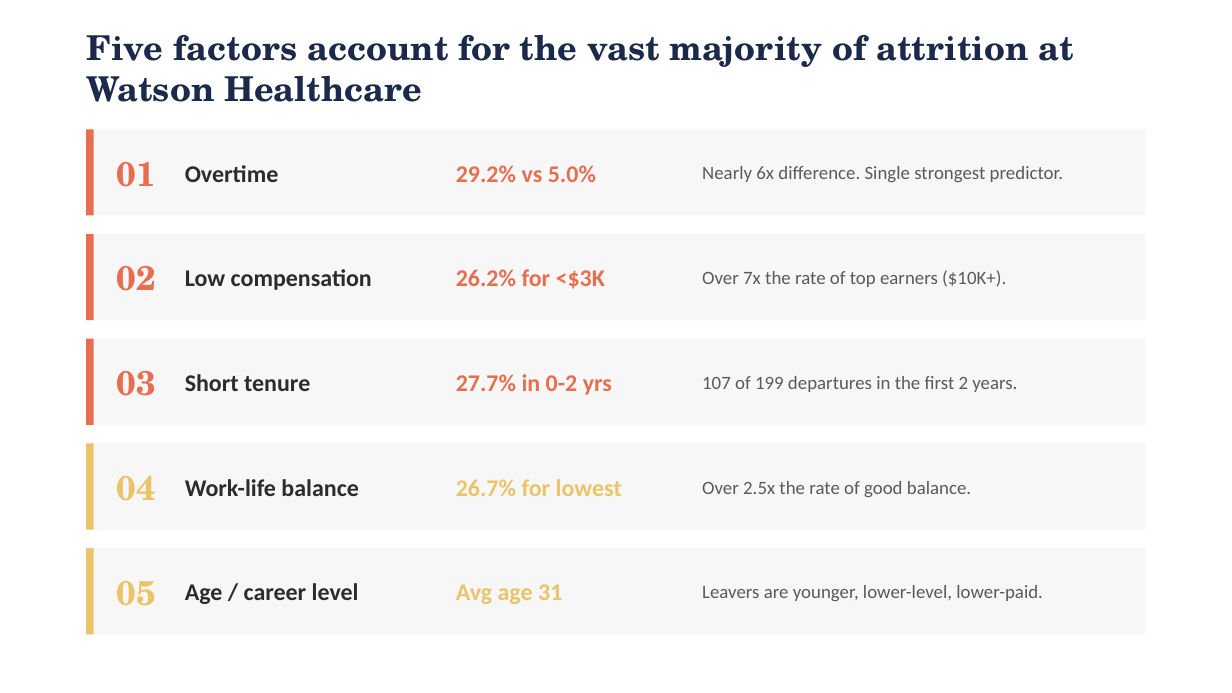
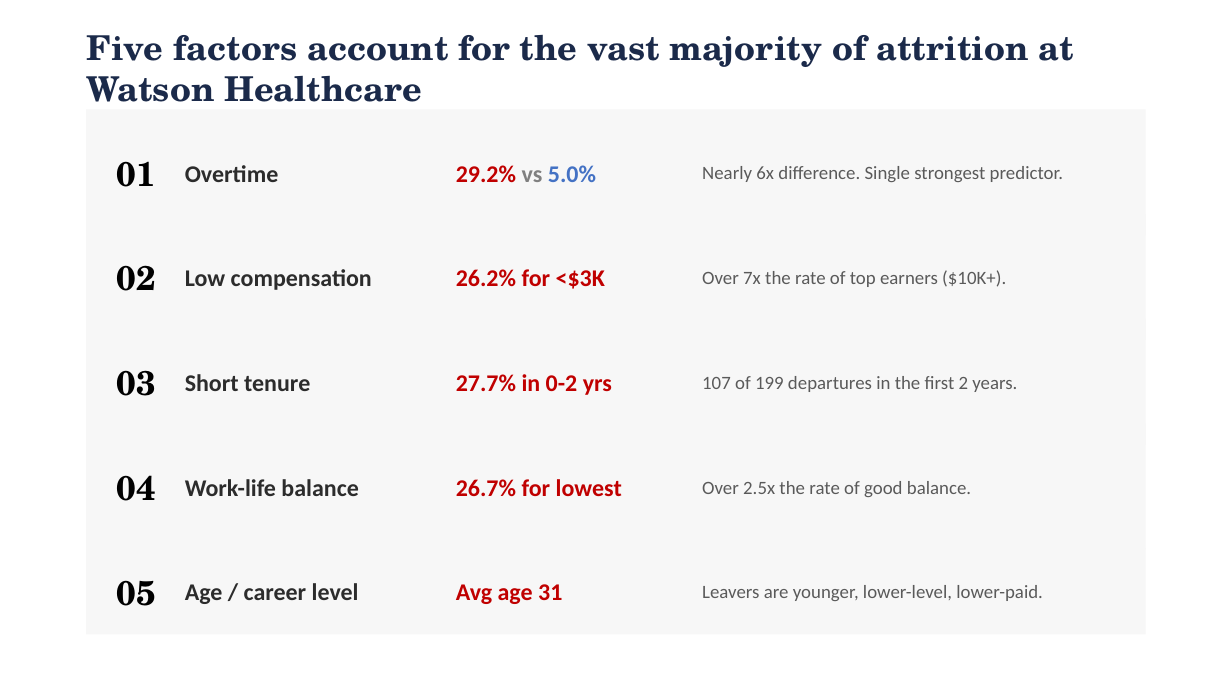
Before and after one commit to sjaivaranasi/Watson-Healthcare-Attrition-Analysis, a slide deck: slide 9 of presentation/Watson_Healthcare_Attrition_Presentation.pptx. Drawn at 1232x693 pixels with LibreOffice and Linux fonts; fonts in the diff are those of the drawing. Boxes give left, top, right and bottom in pixels: in the first picture for what was removed or moved away, otherwise in the second. Text is boxed around its words. In the diff, an @@ line names an element or a change of style, - is before the commit and + after.

Commit message:
update presentation to match new viz color scheme

```diff
--- a/presentation/Watson_Healthcare_Attrition_Presentation.pptx
+++ b/presentation/Watson_Healthcare_Attrition_Presentation.pptx
@@ rectangle: place and size @@
-rectangle at bbox=[86, 129, 1146, 216]
+rectangle at bbox=[86, 110, 1146, 235]
@@ rectangle removed at bbox=[86, 129, 94, 216] @@
@@ text "29.2% vs 5.0%" at bbox=[456, 165, 596, 183]: text colour #E76F51 to #C00000 in "29.2%"; text colour #E76F51 to #808080 in "vs"; text colour #E76F51 to #4472C4 in "5.0%" @@
@@ rectangle: place and size @@
-rectangle at bbox=[86, 234, 1146, 320]
+rectangle at bbox=[86, 214, 1146, 340]
@@ rectangle removed at bbox=[86, 234, 94, 320] @@
@@ text "26.2% for <$3K" at bbox=[456, 269, 605, 289]: text colour #E76F51 to #C00000 @@
@@ rectangle: place and size @@
-rectangle at bbox=[86, 339, 1146, 425]
+rectangle at bbox=[86, 319, 1146, 445]
@@ rectangle removed at bbox=[86, 339, 94, 425] @@
@@ text colour #E76F51 to #000000 in 3 elements at bbox=[117, 161, 156, 187], bbox=[117, 265, 156, 291], bbox=[117, 370, 156, 396] @@
@@ text "27.7% in 0-2 yrs" at bbox=[456, 374, 612, 395]: text colour #E76F51 to #C00000 @@
@@ rectangle: place and size @@
-rectangle at bbox=[86, 444, 1146, 530]
+rectangle at bbox=[86, 424, 1146, 549]
@@ rectangle removed at bbox=[86, 444, 94, 530] @@
@@ text "04" at bbox=[117, 475, 156, 501]: text colour #E9C46A to #000000 @@
@@ text "26.7% for lowest" at bbox=[456, 479, 622, 497]: text colour #E9C46A to #C00000 @@
@@ rectangle removed at bbox=[86, 548, 94, 634] @@
@@ text "05" at bbox=[117, 580, 156, 606]: text colour #E9C46A to #000000 @@
@@ text "Avg age 31" at bbox=[456, 584, 562, 604]: text colour #E9C46A to #C00000 @@
```
Also in this commit, not shown: 9 other slides changed, 2 other files.
